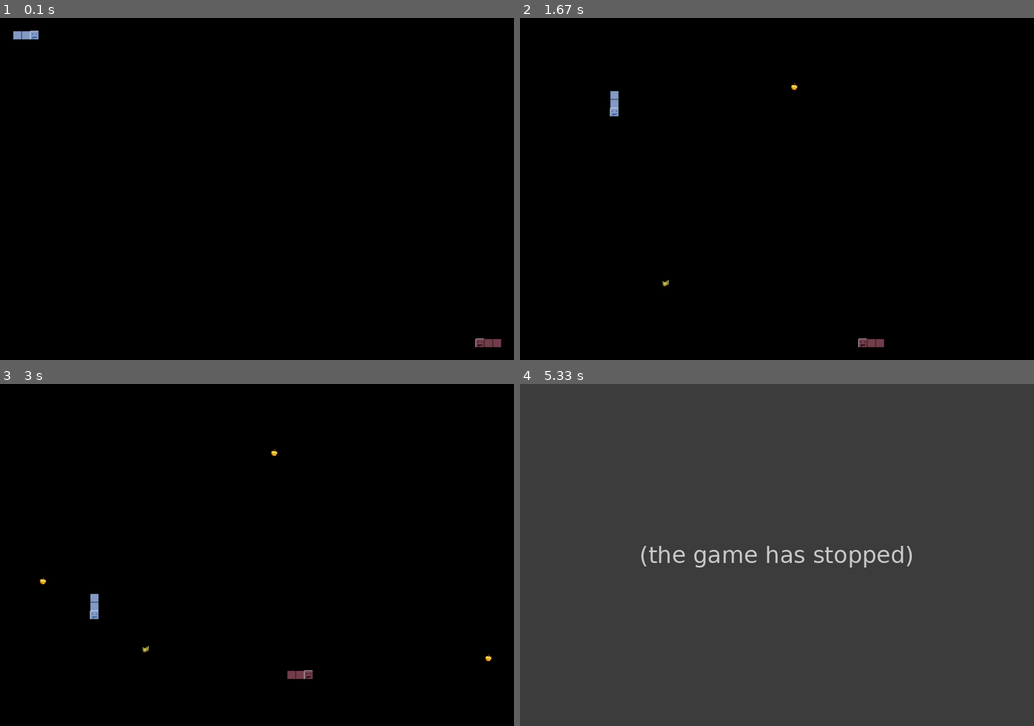
Above: before the commit, frames 1-4 (two rows, left to right).
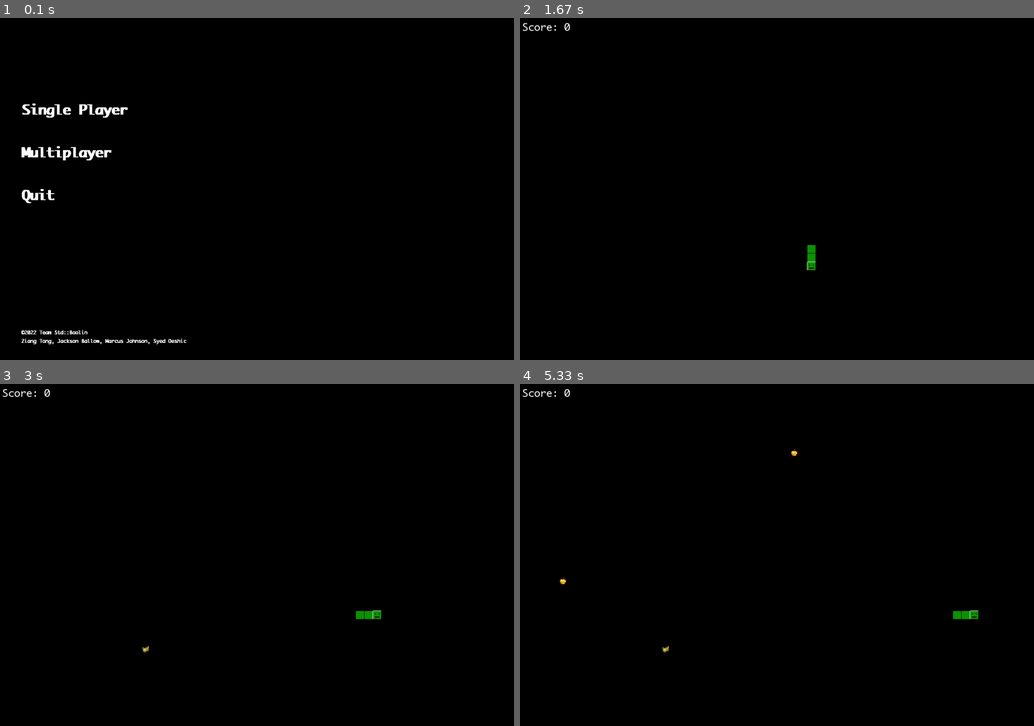
Above: after the commit, the same moments.

Repository: DannyTDS/pygame_snake
Game: pygame game, started from snake_main.py
The game is run twice, just before and just after one commit, with the same random seed, the same clock (stepped at 60 frames per second) and the same inputs.
Inputs (mouse positions are in pixels of both pictures, inside the frame that each line leads up to):
- Up to frame 1 (0.1 s): no input
- Up to frame 2 (1.67 s): press the mouse at (591, 110) at 0.37 s; move the mouse to (710, 189) at 0.47 s; release the mouse at (828, 264) at 0.6 s; tap S at 0.67 s; tap Space at 1 s; hold M from 1.33 s (still down); hold Right from 1.33 s (still down)
- Up to frame 3 (3 s): release M at 1.8 s; release Right at 1.8 s; hold Right 1.83-2.3 s; hold Up 2.33-2.63 s; hold Right from 2.67 s (still down)
- Up to frame 4 (5.33 s): release Right at 3.13 s; hold Down 3.73-4.03 s; hold Left 4.07-4.47 s; hold Up 4.5-4.87 s; hold Right from 4.9 s (still down)

The runs differ from the first frame. In frame 1, 1.4% of the frame differs, in the area x 2-98%, y 3-97%; in frame 2, 0.5%; in frame 3, 0.5%; in frame 4, 100%, in the area x 0-100%, y 0-100%.
Before the commit the program exited at 5.2 s; later frames show no game.

Commit message:
General Update: Game Version 1.0
Supported functionalities:
- single player
- double players
- UI homescreen
- user choices after death

Diff:
--- a/button.py
+++ b/button.py
@@ -1,15 +1,8 @@
 import sys, pygame
 
-width 		= 1200							# size of the window
-height 		= 800
-types		= ("gd", "gd", "bd")
-
-# Colors
-BLACK 	= (0, 0, 0)
-WHITE 	= (255, 255, 255)
-RED 	= (255, 0, 0)
-GREEN	= (0, 255, 0)
-BLUE	= (0, 0, 255)
+# default button sizes
+btn_width = 700
+btn_height = 300
 
 # Button Class
 class Button():
@@ -20,15 +13,20 @@
         self.y = y
         self.text = text
         self.text_color = text_color
+        self.rect = None
 
     #Method to draw the button
     def draw(self,win):
-        pygame.draw.rect(win, True, (self.x, self.y, self.x+700, self.y+300))
+        # pygame.draw.rect(win, True, (self.x, self.y, self.x+btn_width, self.y+btn_height))
 
-        pygame.draw.rect(win, self.color, (self.x, self.y, self.x + 700, self.y + 300),0)
+        # pygame.draw.rect(win, self.color, (self.x, self.y, self.x+btn_width, self.y+btn_height),0)
 
-        font = pygame.font.SysFont('arial', 60)
+        font_path = "./Assets/Fonts/Monaco.ttf"
+        font = pygame.font.Font(font_path, 32)
+        font.set_bold(True)
 
-        text = font.render(self.text, 1, self.text_color)
+        text = font.render(self.text, True, self.text_color)
+        btn_rect = text.get_rect(topleft=(self.x, self.y))
 
-        win.blit(text, (self.x + (350 - text.get_width()/2), self.y + (150 - text.get_height()/2)))
+        win.blit(text, btn_rect)
+        self.rect = btn_rect
--- a/game_manager.py
+++ b/game_manager.py
@@ -6,6 +6,7 @@
 
 import sys, pygame
 from snake import Snake
+from button import Button
 
 width 		= 1200							# size of the window
 height 		= 800
@@ -57,6 +58,61 @@
 	return prefabs
 
 
+def load_homescreen(screen):
+	single_btn = Button(BLACK, 50, 200, WHITE, 'Single Player')
+	double_btn = Button(BLACK, 50, 300, WHITE, 'Multiplayer')
+	quit_btn   = Button(BLACK, 50, 400, WHITE, 'Quit')
+
+	screen.fill(BLACK)
+	single_btn.draw(screen)
+	double_btn.draw(screen)
+	quit_btn.draw(screen)
+	pygame.display.flip()
+
+	#Loop to get user choice
+	while 1:
+		pressed = False
+
+		mouse_position = pygame.mouse.get_pos()
+
+		single_btn.text_color = WHITE
+		double_btn.text_color = WHITE
+		quit_btn.text_color = WHITE
+
+		# Turns the text red if you hover over it
+		if single_btn.rect.collidepoint(mouse_position):
+			single_btn.text_color = RED
+		elif double_btn.rect.collidepoint(mouse_position):
+			double_btn.text_color = RED
+		elif quit_btn.rect.collidepoint(mouse_position):
+			quit_btn.text_color = RED
+
+		single_btn.draw(screen)
+		double_btn.draw(screen)
+		quit_btn.draw(screen)
+
+		message_to_screen(screen, "©2022 Team Std::Boolin",
+			WHITE, (50, height-70), "small", "topleft")
+		message_to_screen(screen, "Ziang Tong, Jackson Ballow, Marcus Johnson, Syed Oeshic",
+			WHITE, (50, height-50), "small", "topleft")
+
+		pygame.display.flip()
+
+		for event in pygame.event.get():
+			if pygame.mouse.get_pressed() == (1, 0, 0):
+				pressed = True
+			if event.type == pygame.QUIT:
+				sys.exit()
+
+		# Go to single player or multiplayer based on what the user selects
+		if pressed:
+			if single_btn.rect.collidepoint(mouse_position):
+				return "single"
+			elif double_btn.rect.collidepoint(mouse_position):
+				return "double"
+			elif quit_btn.rect.collidepoint(mouse_position):
+				sys.exit()
+
 def pause(screen):
 	# pause the game until another key stroke
 	paused = True
@@ -74,8 +130,7 @@
 		pygame.display.update()
 
 
-def message_to_screen(screen, msg, color,
-	anchor, size, align):
+def message_to_screen(screen, msg, color, anchor, size, align):
 	# display text on appropriate location
 	# generate Font object
 	font_path = "./Assets/Fonts/Monaco.ttf"
@@ -271,7 +326,7 @@
 		RED, (width/2, height/2 - 10), "large", "center")
 	message_to_screen(screen, f"You scored: {score}",
 		WHITE, (width/2, height/2 + 20), "small", "center")
-	message_to_screen(screen, "Press any key to quit",
+	message_to_screen(screen, "Press R to restart, M to main menu, any other key to quit",
 		WHITE, (width/2, height/2 + 40), "small", "center")
 
 	pygame.display.update()
@@ -281,7 +336,12 @@
 	while True:
 		for event in pygame.event.get():
 			if event.type == pygame.KEYDOWN:
-				sys.exit()
+				if event.key == pygame.K_r:
+					return "restart"
+				elif event.key == pygame.K_m:
+					return "menu"
+				else:
+					return "quit"
 
 
 def combat_game_over(screen, player_A, player_B, prefabs, winner, bg_color=BLACK):
@@ -322,7 +382,7 @@
 
 	message_to_screen(screen, f"Player {winner} Wins!",
 		RED, (width/2, height/2 - 10), "large", "center")
-	message_to_screen(screen, "Press any key to quit",
+	message_to_screen(screen, "Press R to restart, M to main menu, any other key to quit",
 		WHITE, (width/2, height/2 + 40), "small", "center")
 
 	pygame.display.update()
@@ -332,4 +392,9 @@
 	while True:
 		for event in pygame.event.get():
 			if event.type == pygame.KEYDOWN:
-				sys.exit()
+				if event.key == pygame.K_r:
+					return "restart"
+				elif event.key == pygame.K_m:
+					return "menu"
+				else:
+					return "quit"
--- a/snake_main.py
+++ b/snake_main.py
@@ -7,6 +7,7 @@
 import sys, pygame
 from snake import Snake
 from fruit import Fruit
+from button import Button
 import game_manager as gm
 
 
@@ -61,10 +62,22 @@
 	# initialize screen and load prefabs
 	screen 	= gm.setup((width, height))
 	prefabs = gm.load_prefabs(prefab_paths)
-
-	# start_classic(screen, prefabs)
-
-	start_combat(screen, prefabs)
+	next_step = "menu"
+
+	while 1:
+		if next_step == "menu":
+			game_mode = gm.load_homescreen(screen)
+			if game_mode == "single":
+				next_step = start_classic(screen, prefabs)
+			elif game_mode == "double":
+				next_step = start_combat(screen, prefabs)
+		elif next_step == "restart":
+			if game_mode == "single":
+				next_step = start_classic(screen, prefabs)
+			elif game_mode == "double":
+				next_step = start_combat(screen, prefabs)
+		elif next_step == "quit":
+			sys.exit()
 
 
 # Single player mode
@@ -123,7 +136,8 @@
 
 		# check if game over
 		if (not the_snake.is_alive() or gm.self_collision(the_snake)):
-			gm.classic_game_over(screen, the_snake, score, prefabs)
+			next_step = gm.classic_game_over(screen, the_snake, score, prefabs)
+			return next_step
 
 		pygame.time.wait(frame_time)
 
@@ -142,13 +156,13 @@
 	3. die when crash into the other snake
 	4. faster fruit generation
 	'''
-	player_A = Snake((40, 40), 'r')
-	player_B = Snake((width-40, height-40), 'l')
+	player_A = Snake((120, 120), 'r')
+	player_B = Snake((width-120, height-120), 'l')
 	for i in range(2):
 		player_A.add_body()
 		player_B.add_body()
 
-# initialize screen color and score
+	# initialize screen color and score
 	fruit_interval = 500
 	fruit_cooldown = 0
 	active_fruits = []
@@ -209,9 +223,11 @@
 
 		# check if game over
 		if (not player_A.is_alive() or gm.collide_into(player_A, player_B)):
-			gm.combat_game_over(screen, player_A, player_B, prefabs, "B")
+			next_step = gm.combat_game_over(screen, player_A, player_B, prefabs, "B")
+			return next_step
 		if (not player_B.is_alive() or gm.collide_into(player_B, player_A)):
-			gm.combat_game_over(screen, player_A, player_B, prefabs, "A")
+			next_step = gm.combat_game_over(screen, player_A, player_B, prefabs, "A")
+			return next_step
 
 		pygame.time.wait(frame_time)
 
